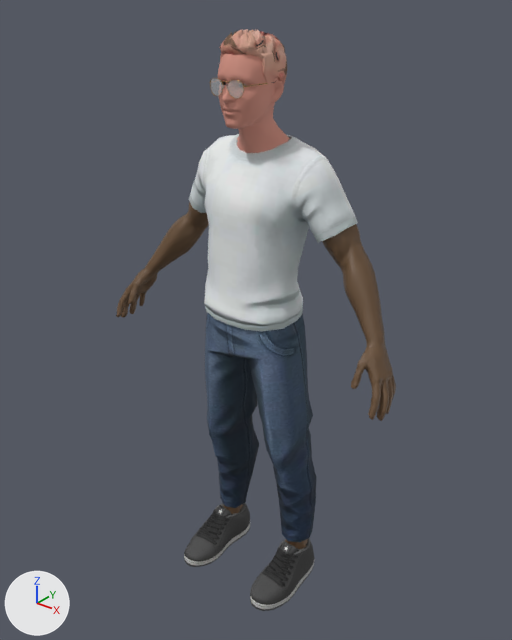
Two versions of the glTF model r3f-avatar-experience/public/models/Avatar.glb, one commit apart.
Camera for both pictures: a 50 mm lens placed at (1.273, -1.596, 1.982), pointed at (-0.005, 0.002, 0.991). Lighting does not change. The marker at lower left points along +X, +Y and +Z. Vertices at the same position are counted once.

Objects in the first picture: 'Wolf3D_Body', 'Wolf3D_Glasses', 'Wolf3D_Hair', 'Wolf3D_Head', 'Wolf3D_Outfit_Bottom', 'Wolf3D_Outfit_Footwear', 'Wolf3D_Outfit_Top'.
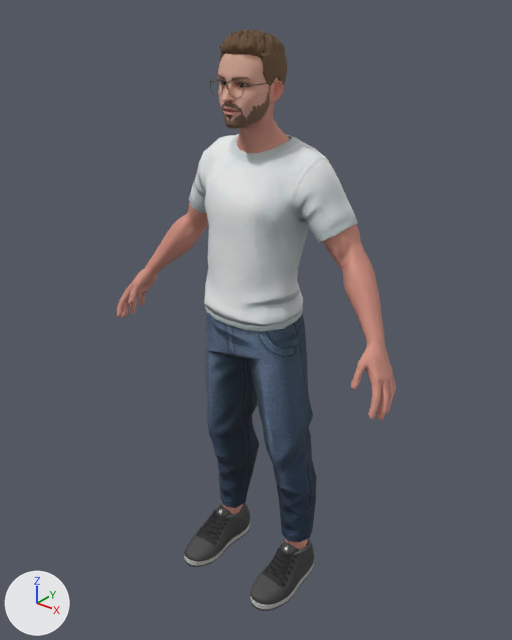
What differs and where, as boxes [x1, y1, x2, y2] in the pictures (512 x 640 px):
'Wolf3D_Body', recoloured (brown to pink): [116, 202, 396, 549] in both
'Wolf3D_Head', recoloured (brown to beige): [218, 53, 284, 143] in both
'Wolf3D_Hair', recoloured (beige to brown): [220, 29, 287, 86] in both
part 1 of me_wolf3d_glasses, recoloured: [209, 78, 276, 99] in both

The change, as a diff of the scene's bpy script:
```diff
--- a/r3f-avatar-experience/public/models/Avatar.glb.py
+++ b/r3f-avatar-experience/public/models/Avatar.glb.py
@@ mat_wolf3d_skin_003 @@
+mat_wolf3d_skin_003 = principled_material('Wolf3D_Skin.003')
+mat_wolf3d_skin_003.texture = img_basecolor_003
+mat_wolf3d_skin_003.roughness = 0.7
@@ mat_wolf3d_hair_003 @@
+mat_wolf3d_hair_003 = bpy.data.materials.new('Wolf3D_Hair.003')
+# uses the picture img_basecolor_002
+# uses the picture img_hair_04_n
@@ mat_wolf3d_glasses_003 @@
+mat_wolf3d_glasses_003 = principled_material('Wolf3D_Glasses.003')
+mat_wolf3d_glasses_003.base_color = (0.0825, 0.0618, 0.0252)  # brown #51462c
+mat_wolf3d_glasses_003.roughness = 0.4
@@ mat_wolf3d_body_003 @@
+mat_wolf3d_body_003 = bpy.data.materials.new('Wolf3D_Body.003')
+# uses the picture img_basecolor_001
+# uses the picture img_wolf3d_male_athletic_nm
@@ me_wolf3d_head @@
 me_wolf3d_head.from_pydata(...)  # 2060 vertices, 4094 faces; spans x -0.096..0.096, y -0.141..0.087, z 1.521..1.833
-me_wolf3d_head.materials.append(mat_wolf3d_skin)  # picture img_basecolor_001
+me_wolf3d_head.materials.append(mat_wolf3d_skin_003)  # picture img_basecolor_003
@@ me_wolf3d_body @@
 me_wolf3d_body.from_pydata(...)  # 1056 vertices, 2046 faces; spans x -0.531..0.531, y -0.149..0.115, z 0.095..1.379
-me_wolf3d_body.materials.append(mat_wolf3d_body)
+me_wolf3d_body.materials.append(mat_wolf3d_body_003)
@@ me_low @@
 me_low.from_pydata(...)  # 502 vertices, 965 faces; spans x -0.082..0.082, y -0.115..0.081, z 1.666..1.857
-me_low.materials.append(mat_wolf3d_hair)
+me_low.materials.append(mat_wolf3d_hair_003)
@@ me_wolf3d_glasses @@
 # used by ob_wolf3d_glasses; location = (0.0, 0.0, 0.0)
-me_wolf3d_glasses.from_pydata(...)  # 604 vertices, 952 faces; spans x -0.08..0.08, y -0.135..0.013, z 1.694..1.741
+me_wolf3d_glasses.from_pydata(...)  # 450 vertices, 748 faces; spans x -0.08..0.08, y -0.135..0.013, z 1.694..1.741
+# me_wolf3d_glasses part 1: 748 faces spanning x -0.08..0.08, y -0.135..0.013, z 1.694..1.741 switch from mat_wolf3d_glasses to mat_wolf3d_glasses_003 (brown #51462c)
```
